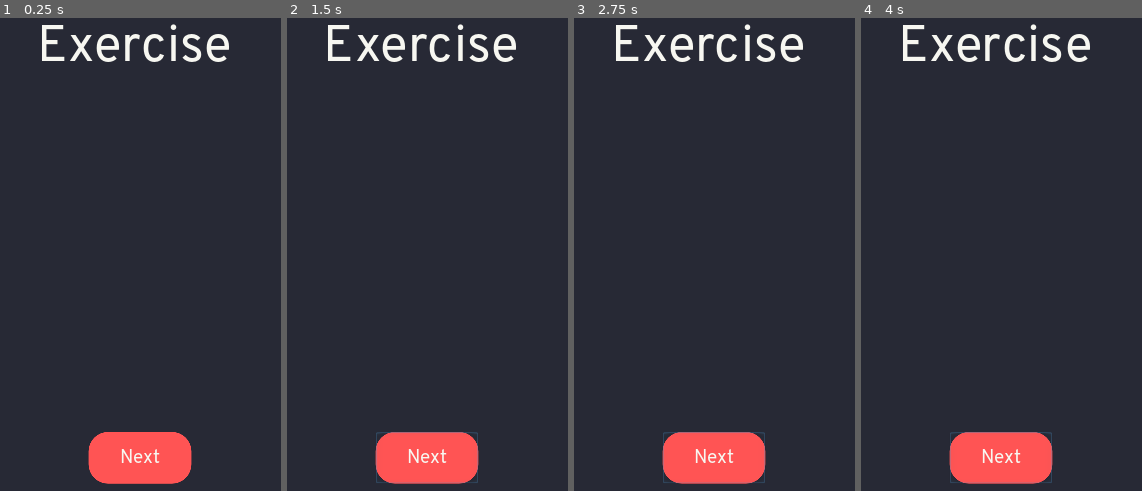
Above: before the commit, frames 1-4 (left to right).
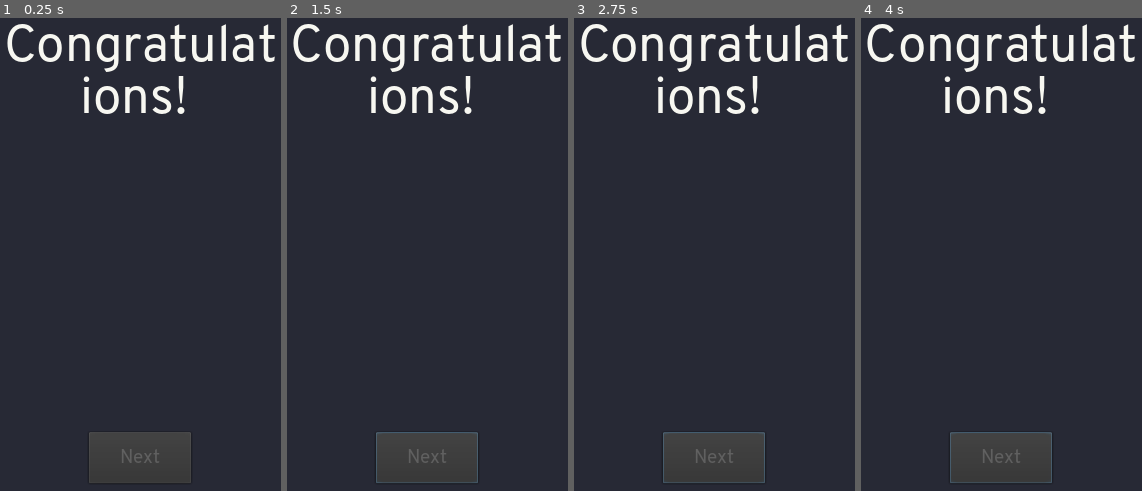
Above: after the commit, the same moments.

Repository: DevMort/Exercise-Assistant
Game: Godot game, scene res://Exercise Area.tscn
Same seed, same stepped clock (60 frames per second), same inputs: the game is played once before the commit and once after it. This scene is started directly instead of the project's main scene.
Inputs (mouse positions are in pixels of both pictures, inside the frame that each line leads up to):
- Up to frame 1 (0.25 s): no input
- Up to frame 2 (1.5 s): click (427, 457) at 0.5 s, where only the run before the commit has a clickable "Next"; click (427, 457) at 1.25 s, where only the run before the commit has a clickable "Next"
- Up to frame 3 (2.75 s): click (714, 457) at 2 s, where only the run before the commit has a clickable "Next"
- Up to frame 4 (4 s): no input

The runs differ from the first frame. In frame 1, 7.6% of the frame differs, in the area x 2-98%, y 1-99%; in frame 2, 7.7%; in frame 3, 7.7%; in frame 4, 7.7%.

Commit message:
Congrats message now added; now working on remove functionality

Diff:
--- a/Scripts/Exercise Area.gd
+++ b/Scripts/Exercise Area.gd
@@ -23,7 +23,12 @@
 	#  == ==  == ==
 
 	# See what goes first
-	i += 1
+	if i < Global.set.size():
+		i += 1
+	else:
+		i = -1
+		text.bbcode_text = "[shake rate=10 level=6] [center]Congratulations![/center] [/shake]"
+		next_button.disabled = true
 
 	for k in Global.set:
 		if Global.set[k][0] == i:
--- a/Scripts/Exercise.gd
+++ b/Scripts/Exercise.gd
@@ -27,6 +27,7 @@
 	# the last part of the array is a boolean that's true if it's a rest
 	var y = [x[0].ex_count+x[0].re_count, name_input.text, notes_input.text, 0]
 	x[0].set[String(name)] = y
+	x[0].save()
 
 	panel.get_parent().hide()
 	$CanvasLayer/MarginContainer2.hide()
--- a/Scripts/Rest.gd
+++ b/Scripts/Rest.gd
@@ -30,6 +30,7 @@
 	# the last part of the array is a boolean that's true if it's a rest
 	var y = [x[0].ex_count+x[0].re_count, int(minutes_input.text), int(seconds_input.text), 1]
 	x[0].set[String(name)] = y
+	x[0].save()
 
 	panel.get_parent().hide()
 	$CanvasLayer/MarginContainer2.hide()
